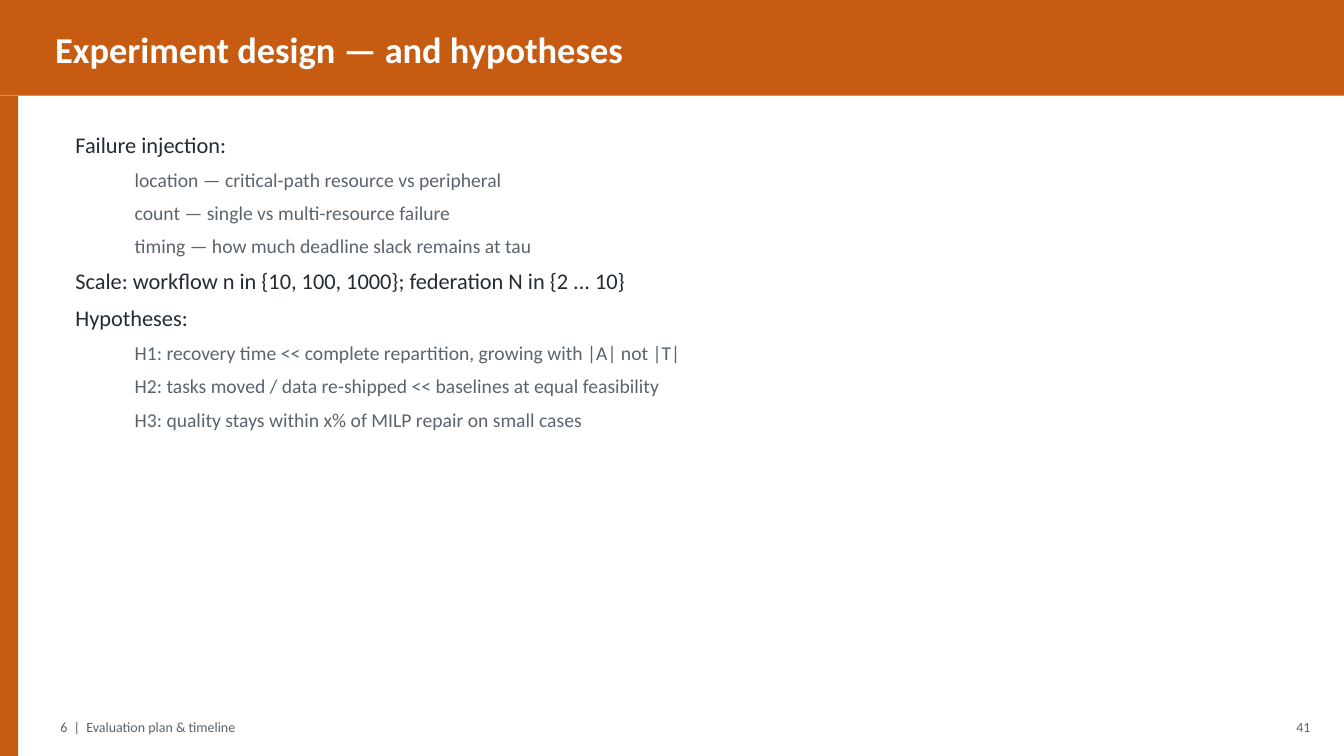
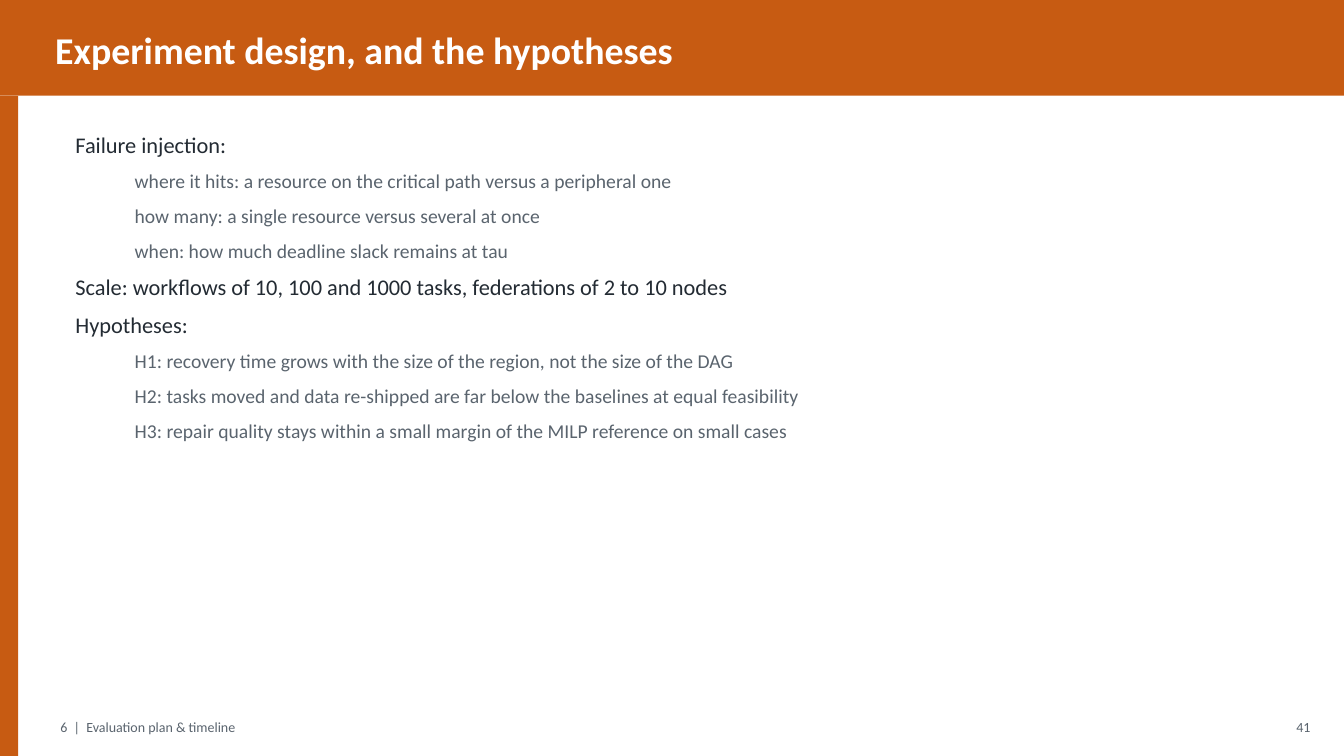
Before and after one commit to gayanigupta/data-aware-scheduling, a slide deck: slide 42 of slides/data-aware-scheduling.pptx. Drawn at 1344x756 pixels with LibreOffice and Linux fonts; fonts in the diff are those of the drawing. Boxes give left, top, right and bottom in pixels: in the first picture for what was removed or moved away, otherwise in the second. Text is boxed around its words. In the diff, an @@ line names an element or a change of style, - is before the commit and + after.

Commit message:
Humanize slide text, enlarge fonts, list both advisors

```diff
--- a/slides/data-aware-scheduling.pptx
+++ b/slides/data-aware-scheduling.pptx
@@ text at <box>55,37,673,71</box>: text changed; size 26 to 27 pt @@
-Experiment design — and hypotheses
+Experiment design, and the hypotheses
@@ text at <box>75,137,226,337</box>: more space between paragraphs @@
@@ text at <box>75,174,727,298</box>: text changed @@
-  location — critical-path resource vs peripheral
-  count — single vs multi-resource failure
-  timing — how much deadline slack remains at tau
-Scale: workflow n in {10, 100, 1000}; federation N in {2 ... 10}
+  where it hits: a resource on the critical path versus a peripheral one
+  how many: a single resource versus several at once
+  when: how much deadline slack remains at tau
+Scale: workflows of 10, 100 and 1000 tasks, federations of 2 to 10 nodes
@@ text at <box>135,354,798,442</box>: text changed @@
-  H1: recovery time << complete repartition, growing with |A| not |T|
-  H2: tasks moved / data re-shipped << baselines at equal feasibility
-  H3: quality stays within x% of MILP repair on small cases
+  H1: recovery time grows with the size of the region, not the size of the DAG
+  H2: tasks moved and data re-shipped are far below the baselines at equal feasibility
+  H3: repair quality stays within a small margin of the MILP reference on small cases
```
Also in this commit, not shown: 44 other slides changed, 1 other file.
